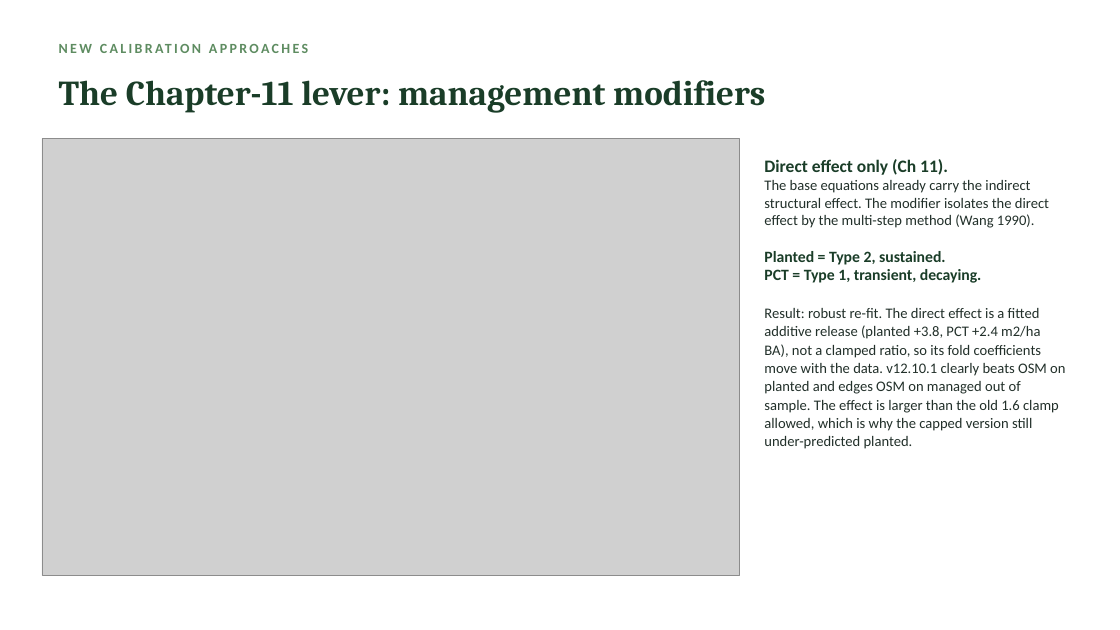
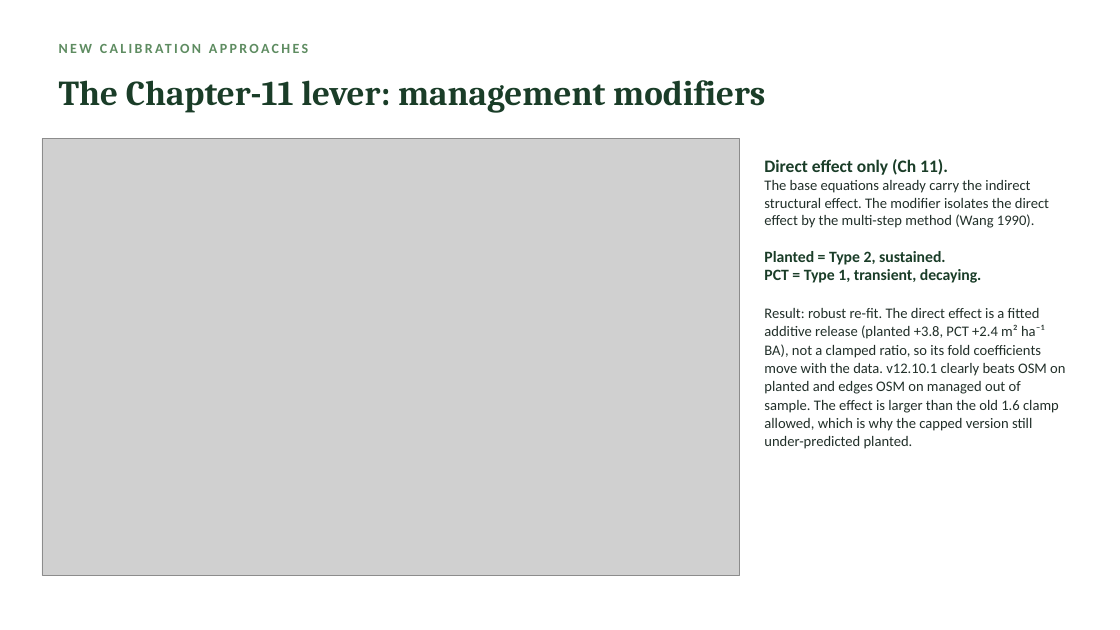
Before and after one commit to holoros/fvs-acd, a slide deck: slide 10 of FVS-ACD_Hennigar_Aug2026.pptx. Drawn at 1120x630 pixels with LibreOffice and Linux fonts; fonts in the diff are those of the drawing; grey boxes stand for pictures. Boxes give left, top, right and bottom in pixels: in the first picture for what was removed or moved away, otherwise in the second. Text is boxed around its words. In the diff, an @@ line names an element or a change of style, - is before the commit and + after.

```diff
--- a/FVS-ACD_Hennigar_Aug2026.pptx
+++ b/FVS-ACD_Hennigar_Aug2026.pptx
@@ text at (x1=764, y1=159, x2=1065, y2=449): text changed @@
-Direct effect only (Ch 11).
-The base equations already carry the indirect structural effect. The modifier isolates the direct effect by the multi-step method (Wang 1990).
-Planted = Type 2, sustained.
-PCT = Type 1, transient, decaying.
-Result: robust re-fit. The direct effect is a fitted additive release (planted +3.8, PCT +2.4 m2/ha BA), not a clamped ratio, so its fold coefficients move with the data. v12.10.1 clearly beats OSM on planted and edges OSM on managed out of sample. The effect is larger than the old 1.6 clamp allowed, which is why the capped version still under-predicted planted.
+Direct effect only (Ch 11).
+The base equations already carry the indirect structural effect. The modifier isolates the direct effect by the multi-step method (Wang 1990).
+Planted = Type 2, sustained.
+PCT = Type 1, transient, decaying.
+Result: robust re-fit. The direct effect is a fitted additive release (planted +3.8, PCT +2.4 m² ha⁻¹ BA), not a clamped ratio, so its fold coefficients move with the data. v12.10.1 clearly beats OSM on planted and edges OSM on managed out of sample. The effect is larger than the old 1.6 clamp allowed, which is why the capped version still under-predicted planted.
```
Also in this commit, not shown: 12 other slides changed, 29 other files.
